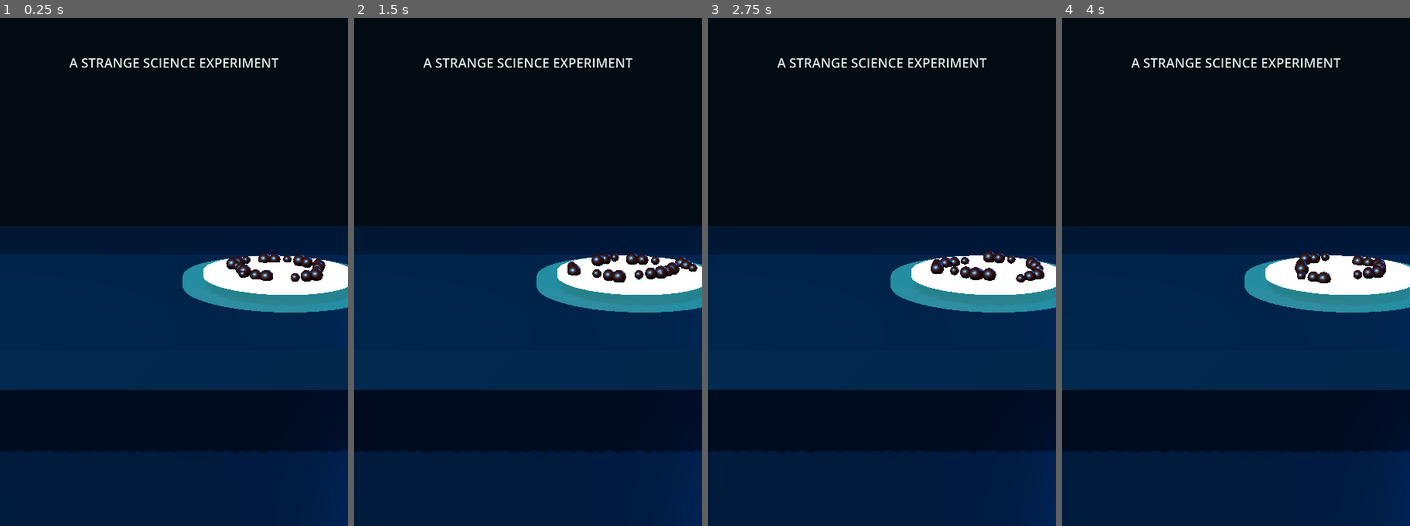
Above: before the commit, frames 1-4 (left to right).
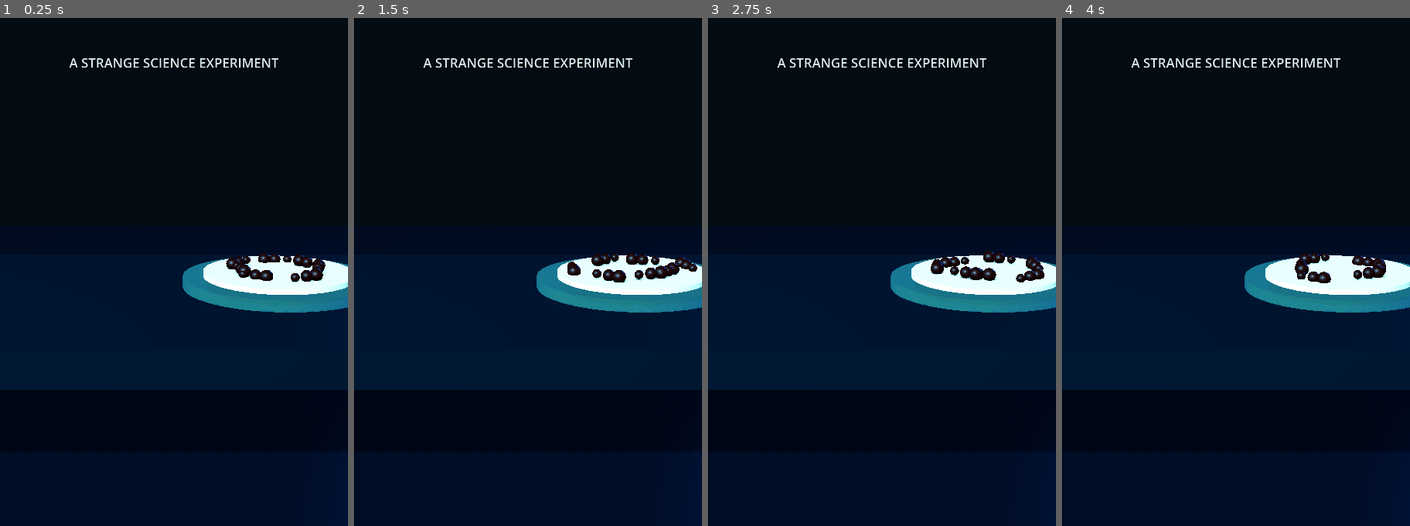
Above: after the commit, the same moments.

Repository: should0103-ux/cinematic-3d-video
Game: Godot game, scene res://Main.tscn
Two runs of this game, one before a commit and one after it. Both use one fixed random seed, a clock stepped at 60 frames per second and the inputs below.
Inputs:
- Up to frame 1 (0.25 s): no input
- Up to frame 2 (1.5 s): no input
- Up to frame 3 (2.75 s): no input
- Up to frame 4 (4 s): no input

The runs differ from the first frame. In frame 1, 25% of the frame differs, in the area x 0-100%, y 46-100%; in frame 2, 25%; in frame 3, 25%; in frame 4, 25%.

Commit message:
Add cinematic 33-second camera sequence and real ant model

Diff:
--- a/godot_project/main.gd
+++ b/godot_project/main.gd
@@ -7,6 +7,7 @@
 var animation_player: AnimationPlayer
 var ants: Array[Node3D] = []
 var caption: Label3D
+var camera: Camera3D
 
 func _ready() -> void:
     _setup_environment()
@@ -23,12 +24,12 @@
     env.background_color = Color(0.012, 0.045, 0.075, 1.0)
     env.ambient_light_source = Environment.AMBIENT_SOURCE_COLOR
     env.ambient_light_color = Color(0.50, 0.75, 0.90)
-    env.ambient_light_energy = 0.72
+    env.ambient_light_energy = 0.48
     env.tonemap_mode = Environment.TONE_MAPPER_FILMIC
     world.environment = env
     add_child(world)
 
-    var camera := Camera3D.new()
+    camera = Camera3D.new()
     camera.position = Vector3(0.0, 2.55, 6.6)
     camera.fov = 38.0
     add_child(camera)
@@ -38,21 +39,21 @@
     var key := DirectionalLight3D.new()
     key.rotation_degrees = Vector3(-32.0, -28.0, 0.0)
     key.light_color = Color(0.66, 0.88, 1.0)
-    key.light_energy = 1.8
+    key.light_energy = 0.82
     key.shadow_enabled = true
     add_child(key)
 
     var fill := OmniLight3D.new()
     fill.position = Vector3(-3.2, 3.0, 2.7)
     fill.light_color = Color(0.12, 0.72, 1.0)
-    fill.light_energy = 2.0
+    fill.light_energy = 0.82
     fill.omni_range = 9.0
     add_child(fill)
 
     var rim := OmniLight3D.new()
     rim.position = Vector3(3.0, 2.7, -2.5)
     rim.light_color = Color(0.08, 0.42, 0.95)
-    rim.light_energy = 2.4
+    rim.light_energy = 1.05
     rim.omni_range = 8.0
     add_child(rim)
 
@@ -205,6 +206,12 @@
     print("Playing animation: ", selected_clip)
 
 func _make_ant() -> Node3D:
+    var ant_scene := load("res://assets/ant.glb") as PackedScene
+    if ant_scene != null:
+        var real_ant := ant_scene.instantiate() as Node3D
+        if real_ant != null:
+            real_ant.scale = Vector3.ONE * 0.12
+            return real_ant
     var ant := Node3D.new()
     var body_mat := StandardMaterial3D.new()
     body_mat.albedo_color = Color(0.16, 0.035, 0.018)
@@ -242,6 +249,34 @@
 
 func _process(delta: float) -> void:
     elapsed += delta
+    var shot_position := Vector3(0.0, 2.55, 6.6)
+    var shot_target := Vector3(0.0, 1.45, 0.0)
+    if elapsed < 6.0:
+        caption.text = "A STRANGE SCIENCE EXPERIMENT"
+        shot_position = Vector3(0.0, 2.55, 6.6)
+        shot_target = Vector3(0.0, 1.45, 0.0)
+    elif elapsed < 12.0:
+        caption.text = "THE RESEARCHER PREPARES THE SAMPLE"
+        shot_position = Vector3(-1.55, 2.45, 4.8)
+        shot_target = Vector3(-0.82, 1.45, -0.72)
+    elif elapsed < 18.0:
+        caption.text = "A SPOONFUL OF YOGURT"
+        shot_position = Vector3(0.85, 2.1, 3.6)
+        shot_target = Vector3(0.72, 1.18, 0.56)
+    elif elapsed < 24.0:
+        caption.text = "ANTS APPROACH THE SAMPLE"
+        shot_position = Vector3(1.45, 1.85, 2.85)
+        shot_target = Vector3(0.72, 1.18, 0.56)
+    elif elapsed < 30.0:
+        caption.text = "THE EXPERIMENT TAKES A TURN"
+        shot_position = Vector3(-1.35, 2.4, 4.65)
+        shot_target = Vector3(-0.82, 1.5, -0.72)
+    else:
+        caption.text = "WHAT WILL THE ANTS DO?"
+        shot_position = Vector3(0.0, 2.6, 6.5)
+        shot_target = Vector3(0.0, 1.35, 0.0)
+    camera.position = camera.position.lerp(shot_position, min(delta * 2.0, 1.0))
+    camera.look_at(shot_target, Vector3.UP)
     if character != null:
         character.rotation.y = sin(elapsed * 0.45) * 0.08
     for i in range(ants.size()):
